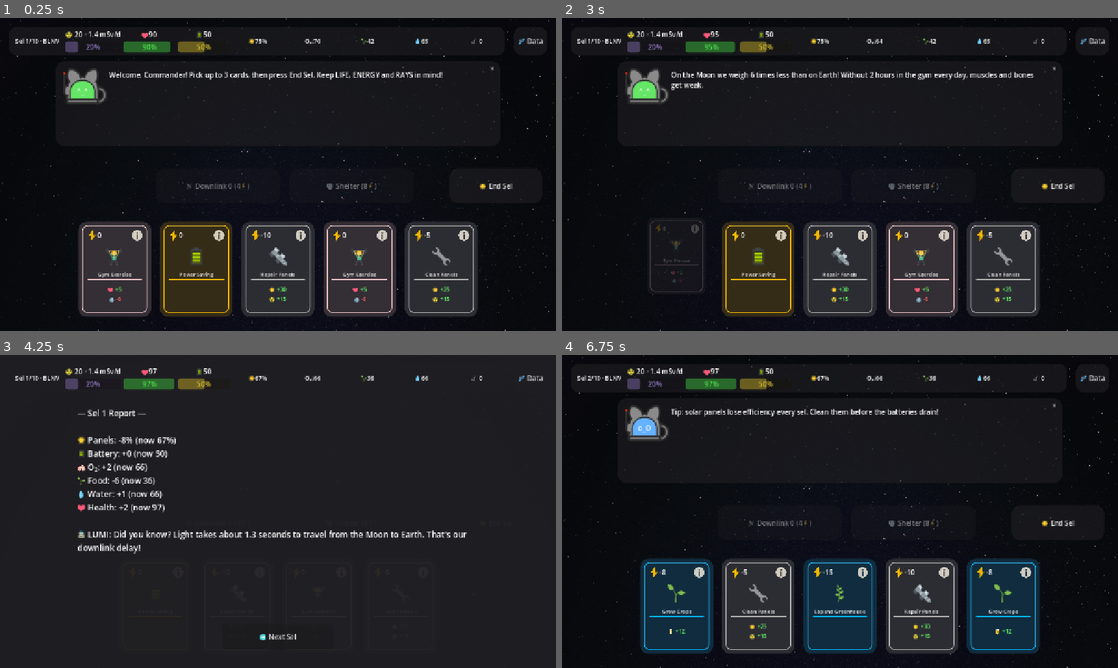
Above: before the commit, frames 1-4 (two rows, left to right).
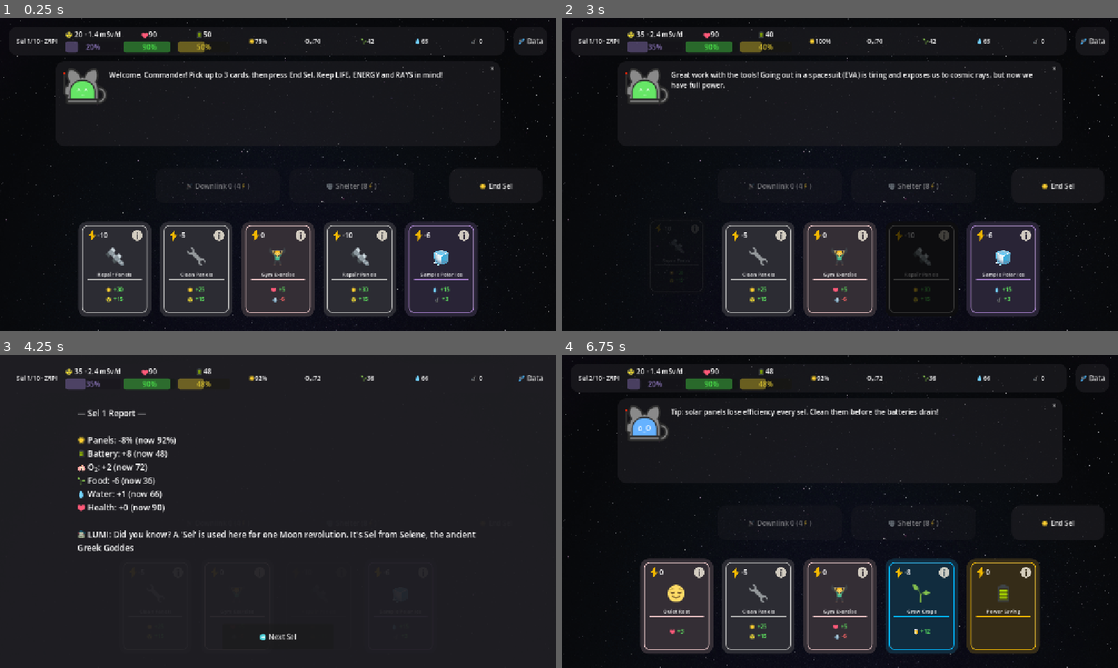
Above: after the commit, the same moments.

Repository: SadAlexa/2026-NASA-Challenge-Junior-Astronaut-Mission-Trainer
Game: Godot game, scene res://main.tscn
The game is run twice, just before and just after one commit, with the same random seed, the same clock (stepped at 60 frames per second) and the same inputs.
Inputs (mouse positions are in pixels of both pictures, inside the frame that each line leads up to):
- Up to frame 1 (0.25 s): no input
- Up to frame 2 (3 s): click "🛰️ Data" at 0.5 s; click "×" at 1.25 s; click "×" at 2 s; click (701, 233) at 2.77 s
- Up to frame 3 (4.25 s): click "☀️ End Sel" at 3.5 s
- Up to frame 4 (6.75 s): click "➡️ Next Sel" at 4.25 s; click "🛰️ Data" at 5 s; click "×" at 5.75 s; click "×" at 6.5 s

The runs differ from the first frame. In frame 1, 5.7% of the frame differs, in the area x 2-86%, y 6-96%; in frame 2, 9.9%; in frame 3, 1.4%; in frame 4, 16%, in the area x 2-86%, y 4-96%.

Commit message:
feat: add tooltip

Diff:
--- a/game/data/cards.json
+++ b/game/data/cards.json
@@ -129,7 +129,7 @@
 	"effects": {},
 	"passive_food_per_sol": 3,
 	"requires_no_storm": false,
-	"lumi_text": "We've installed a new hydroponic module! Starting tonight, we'll grow extra vegetables every day."
+	"lumi_text": "We've installed a new hydroponic module! Starting soon, we'll grow extra vegetables every day."
   },
   {
 	"id": "soil_experiment",
--- a/game/game/game.tscn
+++ b/game/game/game.tscn
@@ -12,7 +12,7 @@
 [ext_resource type="Theme" uid="uid://b4xchesx8ylq1" path="res://ui/theme.tres" id="10_3vho3"]
 [ext_resource type="Texture2D" uid="uid://dn3d1ab6b5ujf" path="res://assets/background.png" id="10_j8tme"]
 
-[node name="root2" type="Control" unique_id=1693380239]
+[node name="root" type="Control" unique_id=1693380239]
 layout_mode = 3
 anchors_preset = 15
 anchor_right = 1.0
@@ -77,6 +77,8 @@
 layout_mode = 2
 size_flags_horizontal = 3
 size_flags_vertical = 1
+tooltip_text = "Current Moon revolution of your 10-sel lunar mission"
+mouse_filter = 0
 text = "Sel 1/10"
 horizontal_alignment = 1
 vertical_alignment = 1
@@ -84,6 +86,10 @@
 [node name="RaysContainer" type="VBoxContainer" parent="HUD/Panel/TopBar" unique_id=1836202231]
 layout_mode = 2
 size_flags_horizontal = 3
+tooltip_text = "Radiation exposure (game units · real mSv/day equivalent)
+Solar storms and EVAs raise it; sheltering halves it.
+Drains health every sol."
+mouse_filter = 0
 alignment = 1
 
 [node name="RaysLabel" type="Label" parent="HUD/Panel/TopBar/RaysContainer" unique_id=716937143]
@@ -103,6 +109,10 @@
 [node name="HealthContainer" type="VBoxContainer" parent="HUD/Panel/TopBar" unique_id=1999250309]
 layout_mode = 2
 size_flags_horizontal = 3
+tooltip_text = "Astronaut health (0–100)
+Radiation damage and inactivity drain it.
+If it reaches 0, the mission fails."
+mouse_filter = 0
 alignment = 1
 
 [node name="HealthLabel" type="Label" parent="HUD/Panel/TopBar/HealthContainer" unique_id=2038302169]
@@ -122,6 +132,10 @@
 [node name="EnergyContainer" type="VBoxContainer" parent="HUD/Panel/TopBar" unique_id=1570030735]
 layout_mode = 2
 size_flags_horizontal = 3
+tooltip_text = "Battery power (0–100)
+Powers your cards and base systems.
+Charged daily by the solar panels — at 0 you go into blackout."
+mouse_filter = 0
 alignment = 1
 
 [node name="EnergyLabel" type="Label" parent="HUD/Panel/TopBar/EnergyContainer" unique_id=1354039648]
@@ -142,6 +156,10 @@
 layout_mode = 2
 size_flags_horizontal = 3
 size_flags_vertical = 1
+tooltip_text = "Solar panel efficiency (%)
+Sets how much energy you generate each sol.
+Degrades over time and can be damaged by storms."
+mouse_filter = 0
 text = "☀️50%"
 horizontal_alignment = 1
 vertical_alignment = 1
@@ -150,6 +168,8 @@
 layout_mode = 2
 size_flags_horizontal = 3
 size_flags_vertical = 1
+tooltip_text = "Oxygen supply (0–100) — keep it above zero!"
+mouse_filter = 0
 text = "O₂:80"
 horizontal_alignment = 1
 vertical_alignment = 1
@@ -158,6 +178,8 @@
 layout_mode = 2
 size_flags_horizontal = 3
 size_flags_vertical = 1
+tooltip_text = "Food reserves (0–100)"
+mouse_filter = 0
 text = "🌱60"
 horizontal_alignment = 1
 vertical_alignment = 1
@@ -166,6 +188,8 @@
 layout_mode = 2
 size_flags_horizontal = 3
 size_flags_vertical = 1
+tooltip_text = "Water reserves (0–100)"
+mouse_filter = 0
 text = "💧70"
 horizontal_alignment = 1
 vertical_alignment = 1
@@ -174,6 +198,8 @@
 layout_mode = 2
 size_flags_horizontal = 3
 size_flags_vertical = 1
+tooltip_text = "Science points collected."
+mouse_filter = 0
 text = "🔬 0"
 horizontal_alignment = 1
 vertical_alignment = 1
@@ -314,6 +340,7 @@
 offset_top = 346.0
 offset_right = -31.599976
 offset_bottom = -293.6
+tooltip_text = "Panels decay, batteries charge/drain, oxygen/food/water tick, radiation and low gravity affect health."
 mouse_default_cursor_shape = 2
 theme = ExtResource("10_3vho3")
 text = "☀️ End Sel"
@@ -327,6 +354,7 @@
 offset_top = 346.0
 offset_right = -8.0
 offset_bottom = -293.6
+tooltip_text = "During a solar storm, spend 8 battery to halve the storm's radiation bonus for that sel."
 mouse_default_cursor_shape = 2
 theme = ExtResource("10_3vho3")
 disabled = true
@@ -342,6 +370,7 @@
 offset_top = 346.0
 offset_right = -8.0
 offset_bottom = -293.6
+tooltip_text = "Send waiting science points to Earth for 4 battery. New data needs one sel to be packaged, and storms cause radio blackouts, so you may have to wait."
 mouse_default_cursor_shape = 2
 theme = ExtResource("10_3vho3")
 disabled = true
@@ -353,6 +382,8 @@
 anchors_preset = 15
 anchor_right = 1.0
 anchor_bottom = 1.0
+grow_horizontal = 2
+grow_vertical = 2
 
 [node name="Bg" type="ColorRect" parent="ReportOverlay" unique_id=16395870]
 layout_mode = 0
@@ -388,6 +419,8 @@
 anchors_preset = 15
 anchor_right = 1.0
 anchor_bottom = 1.0
+grow_horizontal = 2
+grow_vertical = 2
 script = ExtResource("7")
 
 [node name="Bg" type="ColorRect" parent="EndScreen" unique_id=2084517611]
